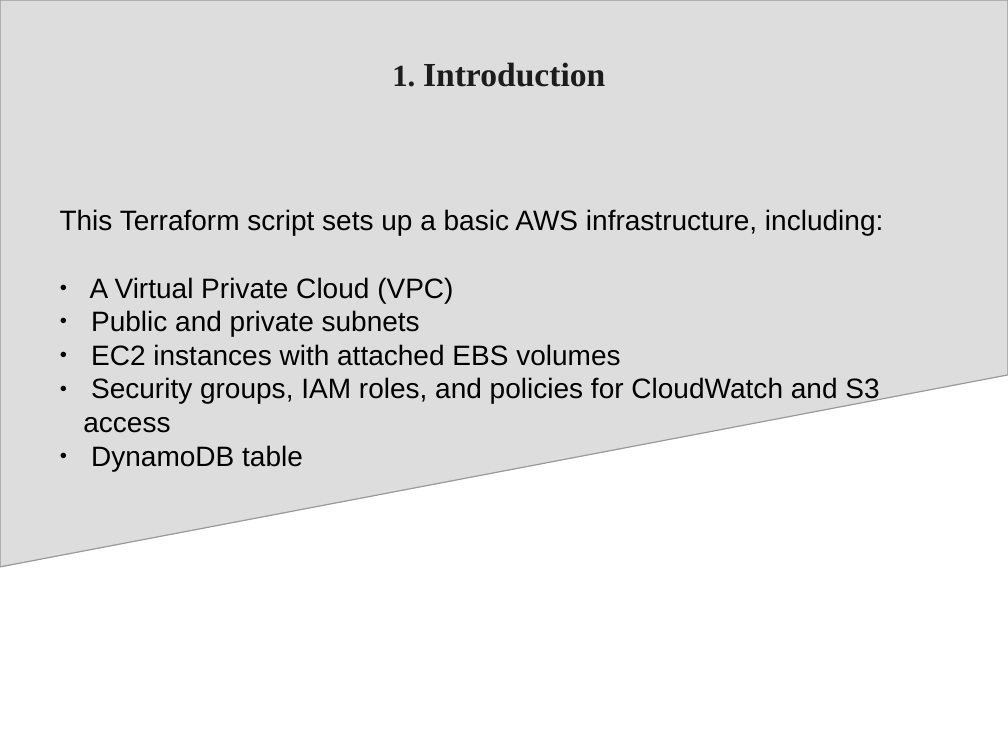
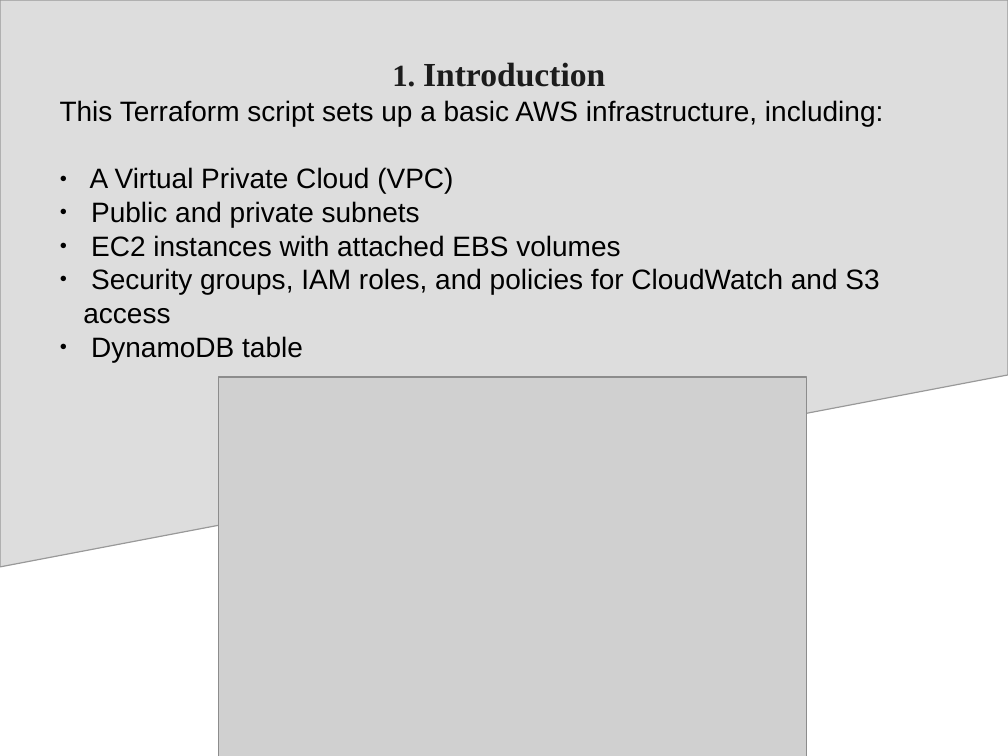
Before and after one commit to cdnanshulgautam/terraform-poc, a slide deck: slide 7 of Terraform_aws.pptx (slide 8 before the commit). Drawn at 1008x756 pixels with LibreOffice and Linux fonts; fonts in the diff are those of the drawing; grey boxes stand for pictures. Boxes give left, top, right and bottom in pixels: in the first picture for what was removed or moved away, otherwise in the second. Text is boxed around its words. In the diff, an @@ line names an element or a change of style, - is before the commit and + after.

```diff
--- a/Terraform_aws.pptx
+++ b/Terraform_aws.pptx
@@ subtitle "This Terraform script sets up ...": place and size @@
-subtitle "This Terraform script sets up ..." at box(60, 209, 883, 471)
+subtitle "This Terraform script sets up ..." at box(60, 100, 883, 362)
@@ picture added at box(219, 377, 806, 756) @@
```
Also in this commit, not shown: 3 other slides changed, 1 slide added, 5 slides removed.
